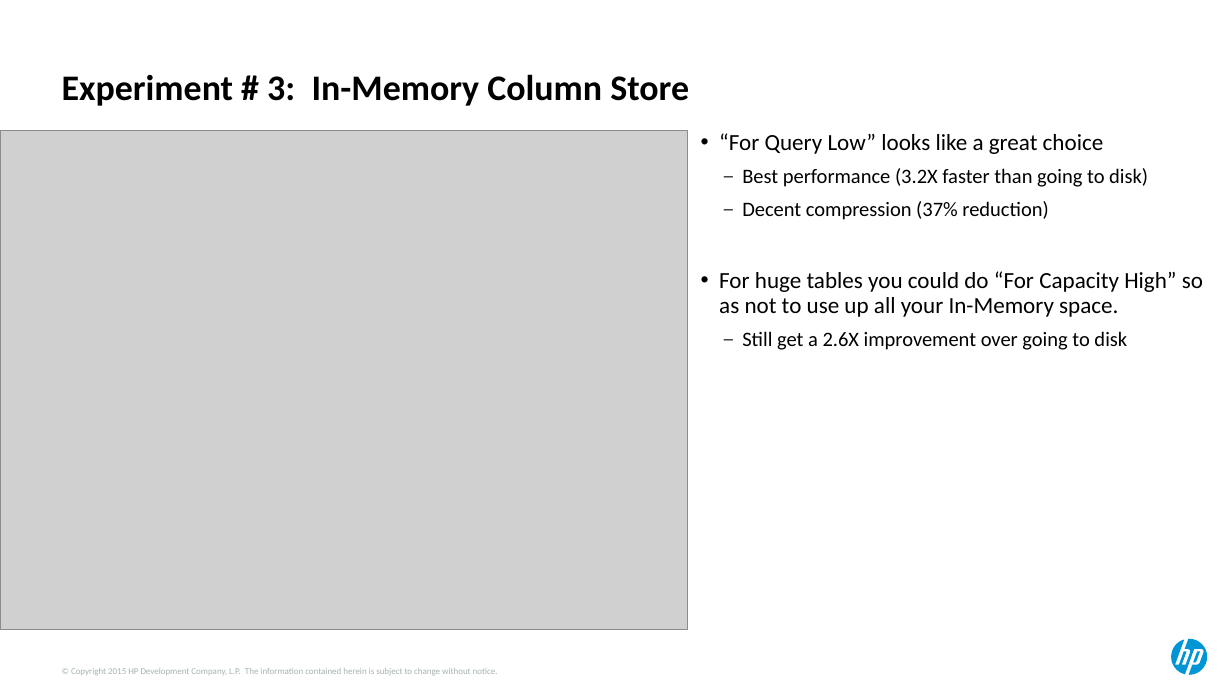
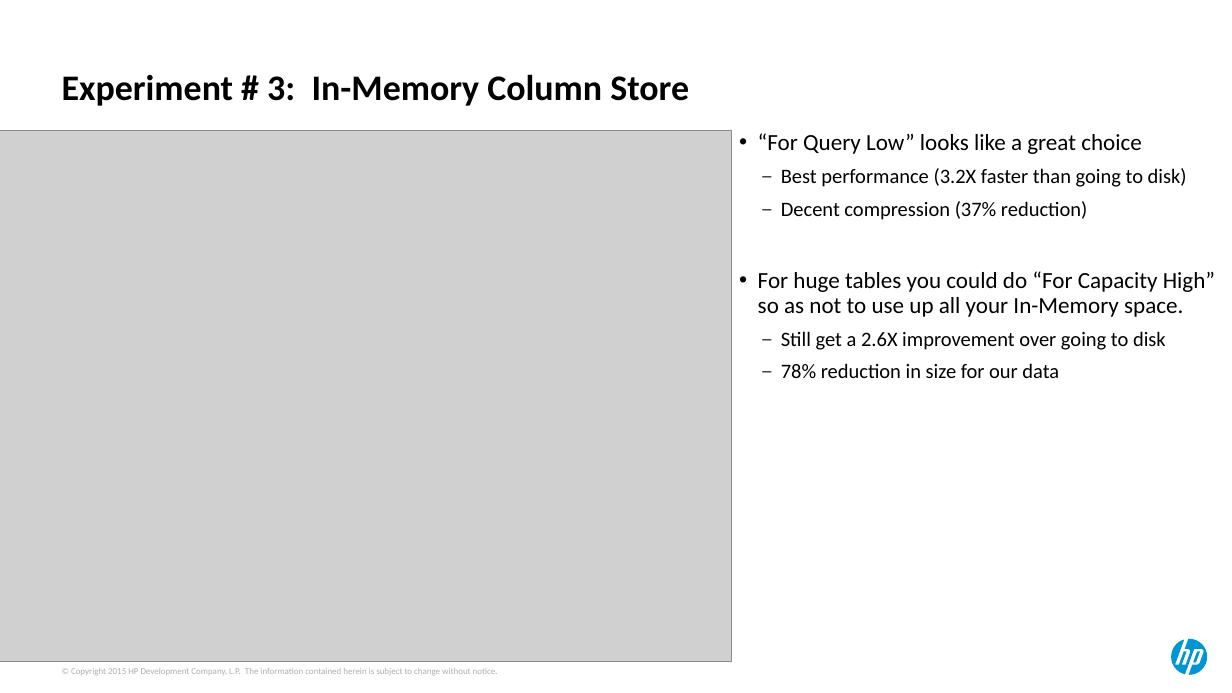
Before and after one commit to ndesilets/Group-13-HP-Big-Data-Analytics, a slide deck: slide 20 of Power Point Files/hotsos_2017 (combined).pptx (slide 21 before the commit). Drawn at 1232x693 pixels with LibreOffice and Linux fonts; fonts in the diff are those of the drawing; grey boxes stand for pictures. Boxes give left, top, right and bottom in pixels: in the first picture for what was removed or moved away, otherwise in the second. Text is boxed around its words. In the diff, an @@ line names an element or a change of style, - is before the commit and + after.

```diff
--- a/Power Point Files/hotsos_2017 (combined).pptx
+++ b/Power Point Files/hotsos_2017 (combined).pptx
@@ picture: place and size @@
-picture at [0, 131, 688, 630]
+picture at [0, 131, 731, 663]
@@ text "“For Query Low” looks like ...": place and size @@
-text "“For Query Low” looks like ..." at [719, 133, 1203, 350]
+text "“For Query Low” looks like ..." at [758, 133, 1215, 378]
@@ text at [781, 363, 1059, 378]: paragraph added @@
+  – 78% reduction in size for our data
@@ text added at [551, 659, 605, 662], 12 pt, text #FFFFFF @@
+FM 2015
```
Also in this commit, not shown: 14 other slides changed, 1 slide added, 1 slide removed.
